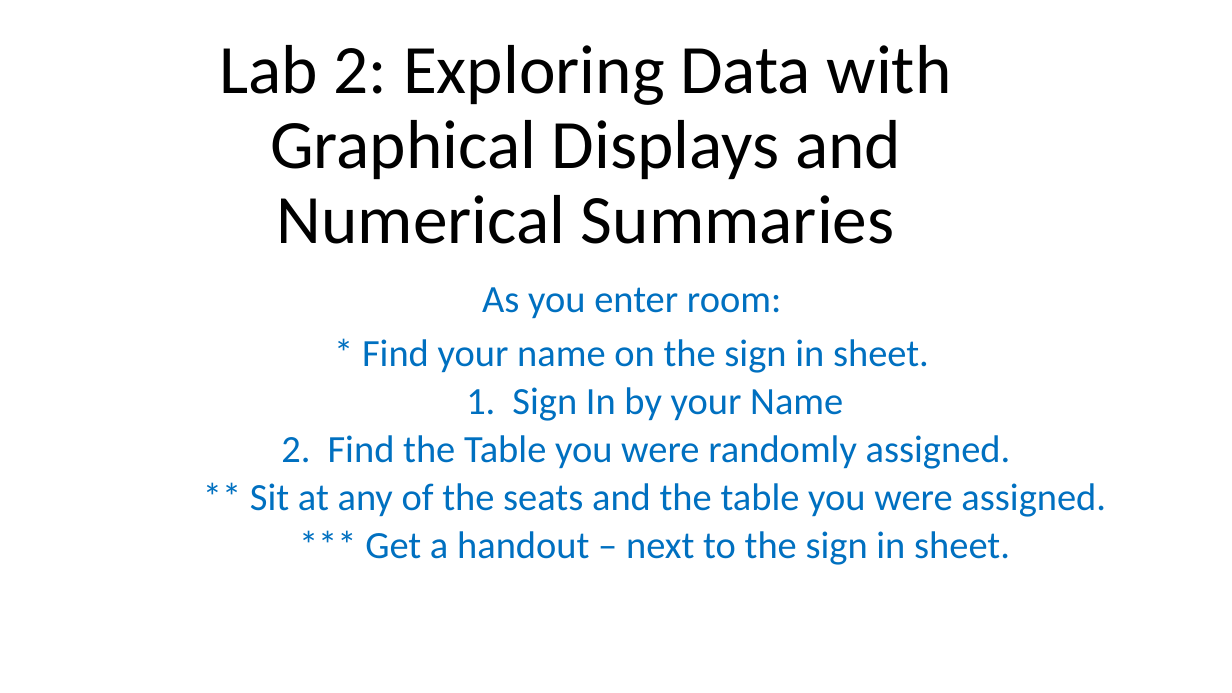
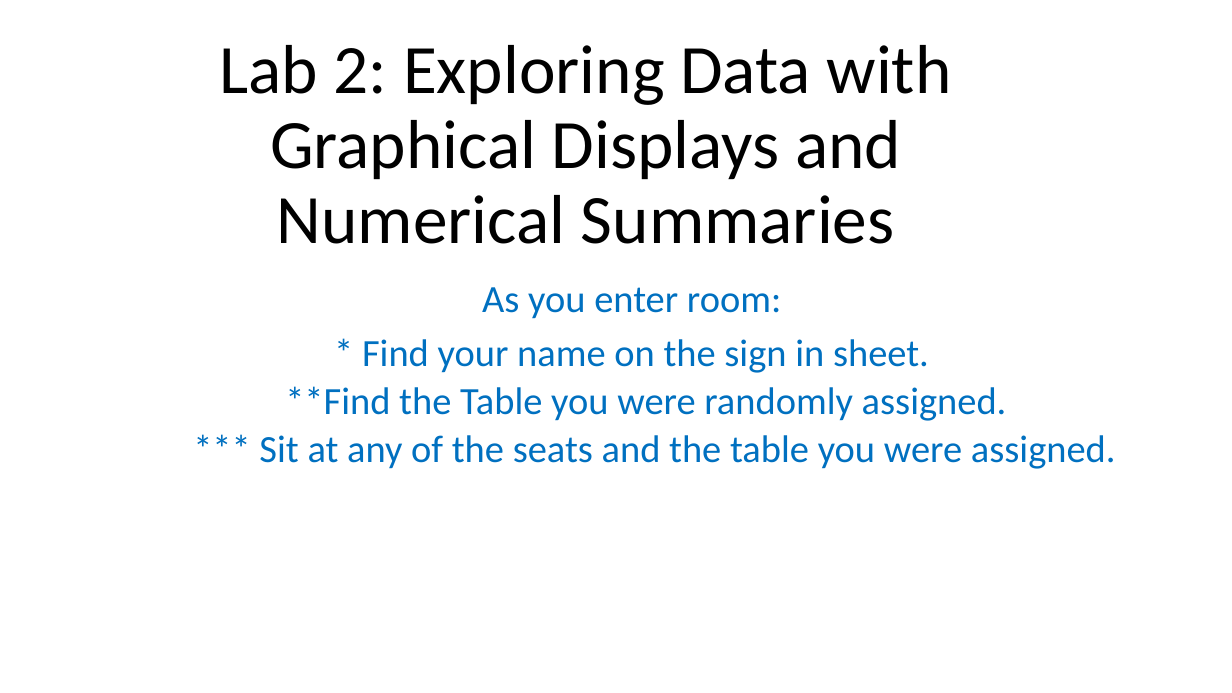
Before and after one commit to Shanlearning/Stat-201-teaching, a slide deck: slide 1 of Lab2/Lab 2.pptx. Drawn at 1232x693 pixels with LibreOffice and Linux fonts; fonts in the diff are those of the drawing. Boxes give left, top, right and bottom in pixels: in the first picture for what was removed or moved away, otherwise in the second. Text is boxed around its words. In the diff, an @@ line names an element or a change of style, - is before the commit and + after.

```diff
--- a/Lab2/Lab 2.pptx
+++ b/Lab2/Lab 2.pptx
@@ subtitle at (259, 386, 1116, 469): text changed @@
-  1. Sign In by your Name
-  2. Find the Table you were randomly assigned.
-  ** Sit at any of the seats and the table you were assigned.
-  *** Get a handout – next to the sign in sheet.
+  **Find the Table you were randomly assigned.
+  *** Sit at any of the seats and the table you were assigned.
```
Also in this commit, not shown: 9 slides added.
